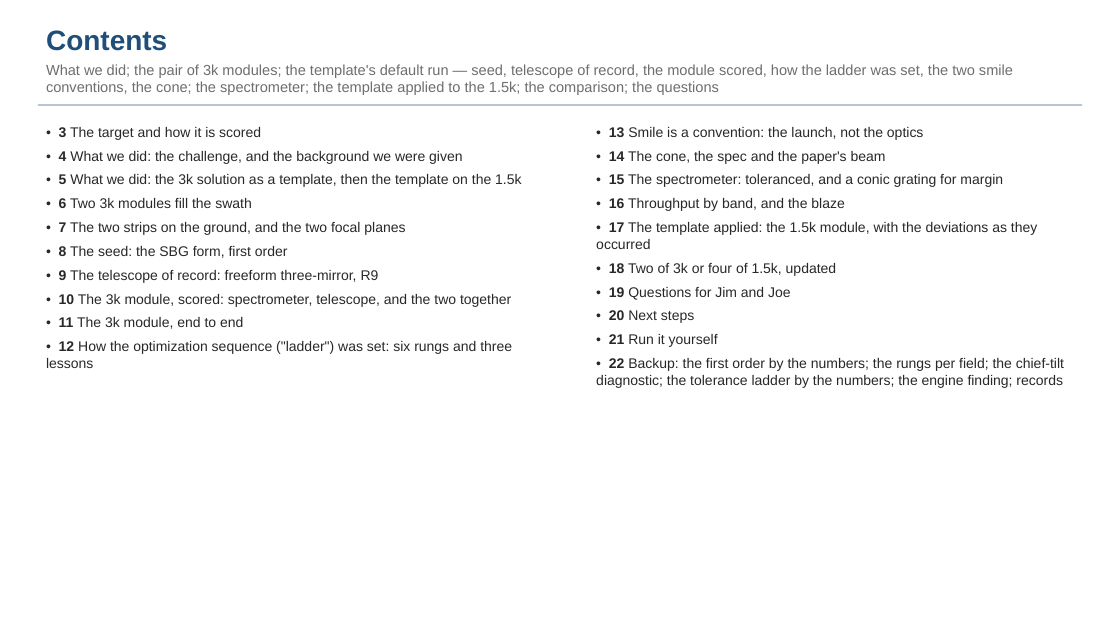
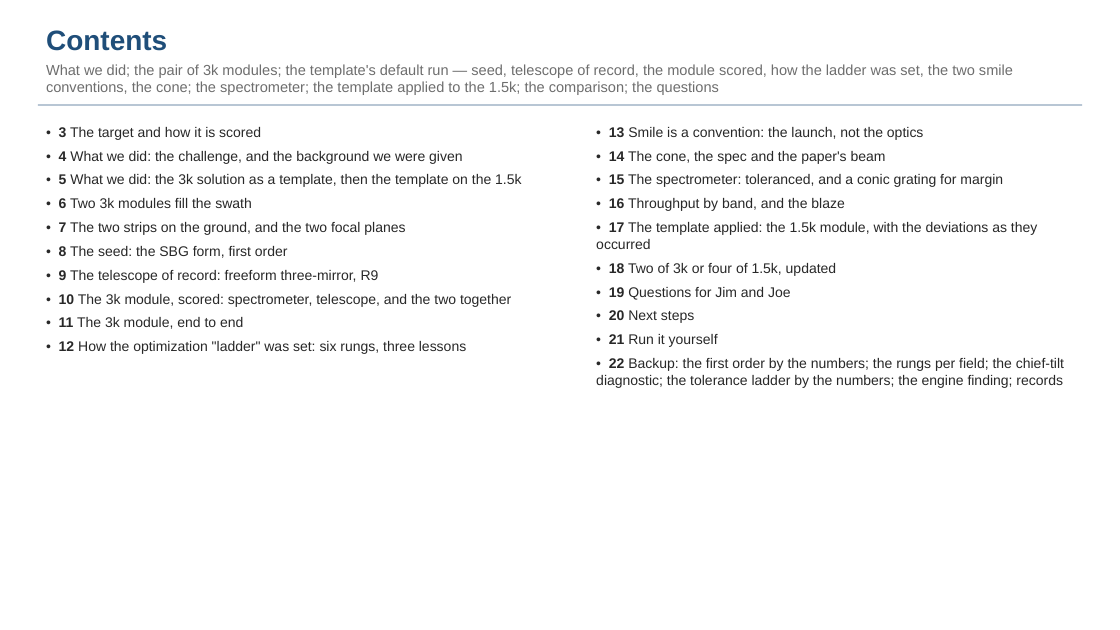
Before and after one commit to nasa-jpl/macos, a slide deck: slide 2 of demo_session/deck_dyson_3k.pptx. Drawn at 1120x630 pixels with LibreOffice and Linux fonts; fonts in the diff are those of the drawing. Boxes give left, top, right and bottom in pixels: in the first picture for what was removed or moved away, otherwise in the second. Text is boxed around its words. In the diff, an @@ line names an element or a change of style, - is before the commit and + after.

```diff
--- a/demo_session/deck_dyson_3k.pptx
+++ b/demo_session/deck_dyson_3k.pptx
@@ text at [59, 341, 466, 354]: text changed @@
-• 12 How the optimization sequence ("ladder") was set: six rungs and three lessons
+• 12 How the optimization "ladder" was set: six rungs, three lessons
```
Also in this commit, not shown: 1 other slide changed, 1 other file.
